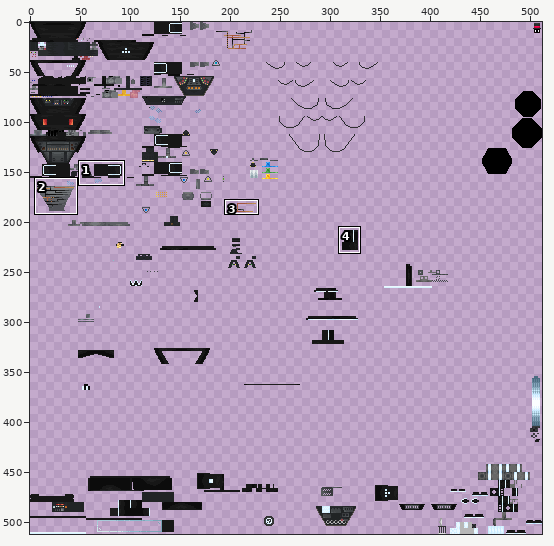
Sprite sheet, stored at src/main/resources/assets/ait/textures/blockentities/consoles/renaissance_identity.png. Above: a wide view before the commit, with the close-up outlined.
Close-up. First the earlier version:
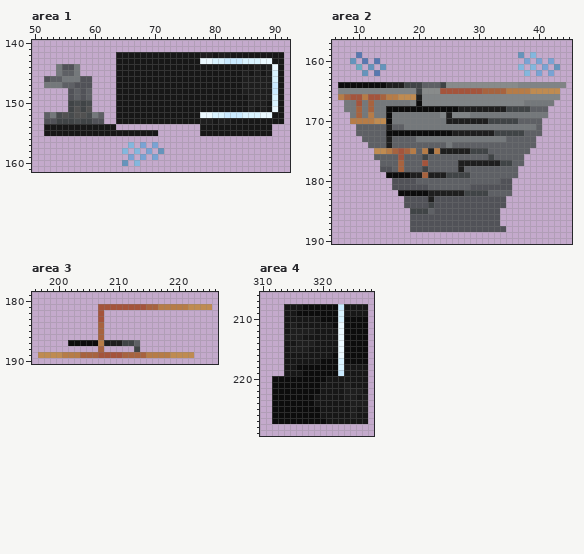
The file is 512x512 pixels. Colours within 5 levels of each other are drawn and written as one. Shown: area 1: x 50..92, y 140..161; area 2: x 6..45, y 157..190; area 3: x 196..226, y 179..190; area 4: x 310..328, y 206..229. The commit also changed other parts of the picture, which this record leaves out.
After the commit:
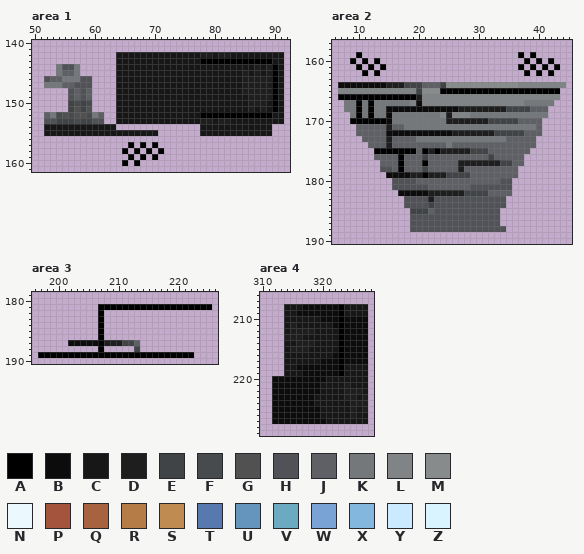
Palette (. is transparent): A #000000  B #0c0c0c  C #171717  D #1e1e1e  E #404446  F #474b4d  G #515151  H #515258  J #5e6065  K #74787b  L #808486  M #888b8b  N #ebf9ff  P #a4543c  Q #a7633f  R #b67c47  S #bf8b51  T #5878b0  U #6594bc  V #6caac2  W #79a3d4  X #84b7de  Y #caeaff  Z #d9f3ff
Diff:
--- area 1
@@ x 76..92 @@
 142 CCDDCDDCCCCCCCCC.
-143 CCNNZZYYYZZZNNCC.
-144 CCCCCCCCCCCDCDNC.
-145 CCCCCCCCCDCDCDZC.
-146 CCCCCCCCCDDDDDZC.
-147 CCCCCCCCCDDDDDYC.
-148 CCCCCCCCCDDDDDYC.
-149 CCCCCCCCCCDDDDZC.
-150 CCCCCCCCCCDDDCZC.
-151 CCCCCCCCCCDCDCNC.
-152 CCNNZZYYYZZZNNCC.
+143 CCAAAAAAAAAAAACC.
+144 CCCCCCCCCCCDCDAC.
+145 CCCCCCCCCDCDCDAC.
+146 CCCCCCCCCDDDDDAC.
+147 CCCCCCCCCDDDDDAC.
+148 CCCCCCCCCDDDDDAC.
+149 CCCCCCCCCCDDDDAC.
+150 CCCCCCCCCCDDDCAC.
+151 CCCCCCCCCCDCDCAC.
+152 CCAAAAAAAAAAAACC.
 153 CCDDCDDCCCCCCCCC.
@@ x 63..73 @@
 156 ...........
-157 ...X.W.W...
-158 ..X.X.W.U..
-159 ...W.W.W...
-160 ..U.X......
+157 ...A.A.A...
+158 ..A.A.A.A..
+159 ...A.A.A...
+160 ..A.A......
 161 ...........
--- area 2
@@ x 6..45 @@
 158 ........................................
-159 ....T..........................U.X......
-160 ...U.T.T........................W.W.W...
-161 ....V.U.U......................X.X.W.U..
-162 .....U.T........................X.W.W...
+159 ....A..........................A.A......
+160 ...A.A.A........................A.A.A...
+161 ....A.A.A......................A.A.A.A..
+162 .....A.A........................A.A.A...
 163 ........................................
 164 .BBBBBBBBDDDEEEJJJEMMMMMMMMMMMMLLLLLLLL.
-165 .LLLLLLLLLLLLLEMMMPPPPPPPQQQQRRRRSSSSS..
-166 .RQPPRPPQRRSSSDLLLLLLLLLLLLLLLLLLLLLLL..
-167 ..KKPKQKKKKKKLBLLLLLLLLLLLLLLLLLKKKKK...
-168 ..KKQKQKKBBBBBBBBBBBBDDDDDDDDEEEEJJJ....
-169 ...KQKRKKBKKKKKKKKLDLLLKKKKKKKKKKKKK....
-170 ...RRRRSSBKKKKKKKKKDDDDDDDEEEEEJJJJ.....
+165 .LLLLLLLLLLLLLEMMMAAAAAAAAAAAAAAAAAAAA..
+166 .AAAAAAAAAAAAADLLLLLLLLLLLLLLLLLLLLLLL..
+167 ..KKAKAKKKKKKLBLLLLLLLLLLLLLLLLLKKKKK...
+168 ..KKAKAKKBBBBBBBBBBBBDDDDDDDDEEEEJJJ....
+169 ...KAKAKKBKKKKKKKKLDLLLKKKKKKKKKKKKK....
+170 ...AAAAAABKKKKKKKKKDDDDDDDEEEEEJJJJ.....
 171 ....JJJJJDJJKKKKKKKKKKKKKKKKKKKKKKJ.....
@@ x 11..25 @@
 174 .JJJDJJJJJJJJJK
-175 ..SSRQPQRJRDRDD
-176 ..JJJJPJJJEJJJJ
-177 ...JJJQJJJPJJJJ
-178 ...HHJQJJJEJJJJ
-179 ....BBBBDDQDDDE
+175 ..AAAAAAAJADADD
+176 ..JJJJAJJJEJJJJ
+177 ...JJJAJJJAJJJJ
+178 ...HHJAJJJEJJJJ
+179 ....BBBBDDADDDE
 180 .....HHHHJJJJJJ
--- area 3
@@ x 196..226 @@
 180 ...............................
-181 ...........PPPPPPPPQQRRRRRSSSS.
-182 ...........P...................
-183 ...........P...................
-184 ...........Q...................
-185 ...........Q...................
-186 ...........Q...................
-187 ......BBBBBRDDDEEJ.............
-188 ...........Q.....E.............
-189 .SSSSRRRQQQPPPPQQQQRRRRSSSS....
+181 ...........AAAAAAAAAAAAAAAAAAA.
+182 ...........A...................
+183 ...........A...................
+184 ...........A...................
+185 ...........A...................
+186 ...........A...................
+187 ......BBBBBADDDEEJ.............
+188 ...........A.....E.............
+189 .AAAAAAAAAAAAAAAAAAAAAAAAAA....
 190 ...............................
--- area 4
@@ x 321..325 @@
 207 .....
-208 BBYCC
-209 BBZCC
-210 BBZBB
-211 CBNBB
-212 CCNBB
-213 CCNBB
-214 CCNBB
-215 CCNBB
-216 CBNBB
-217 BBZBB
-218 BBZCC
-219 BBYCC
+208 BBACC
+209 BBACC
+210 BBABB
+211 CBABB
+212 CCABB
+213 CCABB
+214 CCABB
+215 CCABB
+216 CBABB
+217 BBABB
+218 BBACC
+219 BBACC
 220 CCCCC
